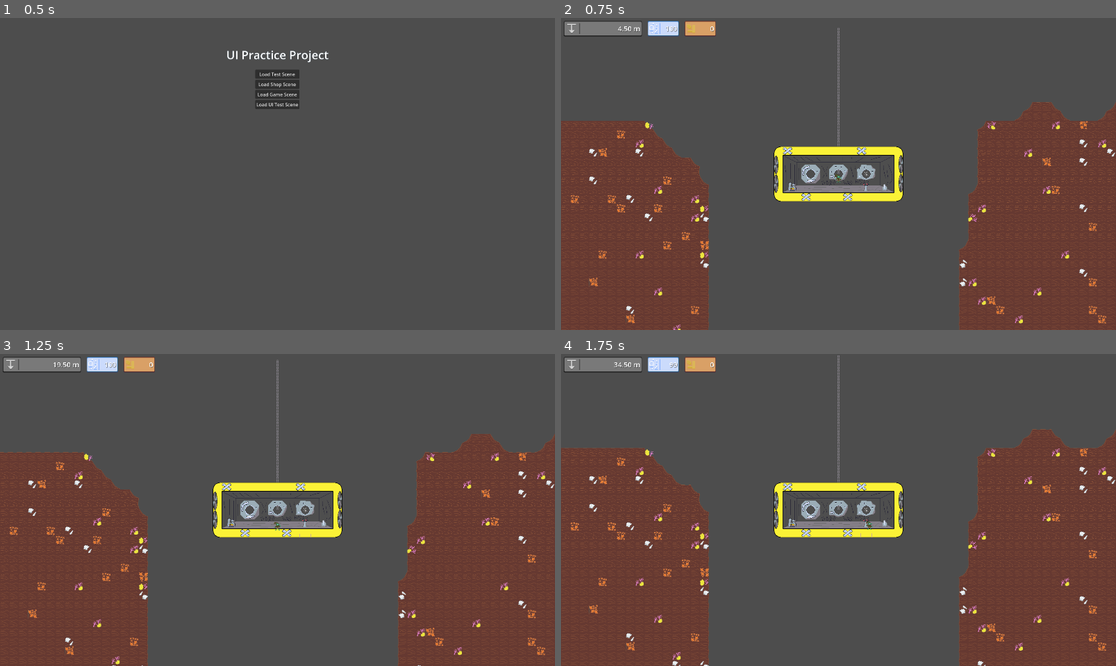
Above: before the commit, frames 1-4 (two rows, left to right).
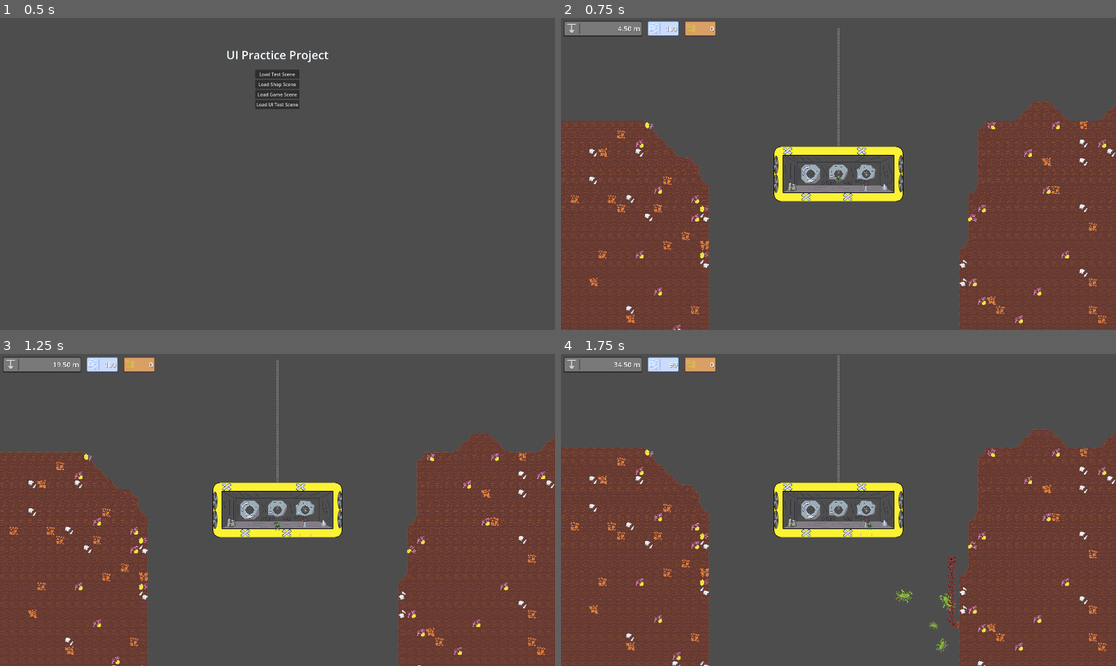
Above: after the commit, the same moments.

Repository: DSurguy/spring-2024-2d-jam
Game: Godot game, scene res://scenes/MainScene/MainScene.tscn
Same seed, same stepped clock (60 frames per second), same inputs: the game is played once before the commit and once after it. Sound files missing from this copy of the repository are replaced by a short silence.
Inputs (mouse positions are in pixels of both pictures, inside the frame that each line leads up to):
- Up to frame 1 (0.5 s): no input
- Up to frame 2 (0.75 s): click "Load Game Scene" at 0.5 s
- Up to frame 3 (1.25 s): no input
- Up to frame 4 (1.75 s): tap Enter (ui_accept) at 1.25, 1.52 s; move the mouse to (960, 494) at 1.27 s; hold D (move_right) from 1.28 s (still down); tap Down (aim_down) at 1.35 s

Frame 1 is identical in both runs. In frame 2, 0.4% of the frame differs, in the area x 0-100%, y 30-100%; in frame 3, 0.4%; in frame 4, 0.8%, in the area x 1-100%, y 30-100%.

Commit message:
Try in vain to make wall plant spawn on the right

Diff:
--- a/assets/resources/tilemap_white.tres
+++ b/assets/resources/tilemap_white.tres
@@ -46,6 +46,7 @@
 0:1/0/terrains_peering_bit/bottom_side = 0
 0:1/0/terrains_peering_bit/left_side = 1
 0:1/0/terrains_peering_bit/top_side = 0
+0:1/0/custom_data_0 = true
 1:1/0 = 0
 1:1/0/terrain_set = 0
 1:1/0/terrain = 0
@@ -66,6 +67,7 @@
 2:1/0/terrains_peering_bit/bottom_side = 0
 2:1/0/terrains_peering_bit/left_side = 0
 2:1/0/terrains_peering_bit/top_side = 0
+2:1/0/custom_data_0 = true
 0:2/0 = 0
 0:2/0/terrain_set = 0
 0:2/0/terrain = 0
@@ -141,6 +143,7 @@
 0:4/0/terrains_peering_bit/bottom_side = 0
 0:4/0/terrains_peering_bit/left_side = 1
 0:4/0/terrains_peering_bit/top_side = 0
+0:4/0/custom_data_0 = true
 1:4/0 = 0
 1:4/0/terrain_set = 0
 1:4/0/terrain = 0
@@ -163,6 +166,7 @@
 2:4/0/terrains_peering_bit/bottom_side = 0
 2:4/0/terrains_peering_bit/left_side = 0
 2:4/0/terrains_peering_bit/top_side = 0
+2:4/0/custom_data_0 = true
 0:5/0 = 0
 0:5/0/terrain_set = 0
 0:5/0/terrain = 0
@@ -240,6 +244,7 @@
 0:7/0/terrains_peering_bit/bottom_side = 0
 0:7/0/terrains_peering_bit/left_side = 0
 0:7/0/terrains_peering_bit/top_side = 0
+0:7/0/custom_data_0 = true
 1:7/0 = 0
 1:7/0/terrain_set = 0
 1:7/0/terrain = 0
@@ -262,6 +267,7 @@
 2:7/0/terrains_peering_bit/bottom_side = 0
 2:7/0/terrains_peering_bit/left_side = 0
 2:7/0/terrains_peering_bit/top_side = 0
+2:7/0/custom_data_0 = true
 0:8/0 = 0
 0:8/0/terrain_set = 0
 0:8/0/terrain = 0
@@ -339,6 +345,7 @@
 0:10/0/terrains_peering_bit/bottom_side = 0
 0:10/0/terrains_peering_bit/left_side = 1
 0:10/0/terrains_peering_bit/top_side = 0
+0:10/0/custom_data_0 = true
 1:10/0 = 0
 1:10/0/terrain_set = 0
 1:10/0/terrain = 0
@@ -361,6 +368,7 @@
 2:10/0/terrains_peering_bit/bottom_side = 0
 2:10/0/terrains_peering_bit/left_side = 0
 2:10/0/terrains_peering_bit/top_side = 0
+2:10/0/custom_data_0 = true
 0:11/0 = 0
 0:11/0/terrain_set = 0
 0:11/0/terrain = 0
@@ -416,4 +424,6 @@
 terrain_set_0/terrain_0/color = Color(0.956863, 0.572549, 0.262745, 1)
 terrain_set_0/terrain_1/name = "Water"
 terrain_set_0/terrain_1/color = Color(0.501961, 0.439216, 0.854902, 1)
+custom_data_layer_0/name = "can_spawn_wall_plant"
+custom_data_layer_0/type = 1
 sources/1 = SubResource("TileSetAtlasSource_ey4x1")
--- a/scenes/GameScene/GameScene.tscn
+++ b/scenes/GameScene/GameScene.tscn
@@ -27,9 +27,8 @@
 [node name="Ambience" parent="." node_paths=PackedStringArray("listener") instance=ExtResource("8_nav1v")]
 listener = NodePath("../Submarine")
 
-[node name="PlantDirector" parent="." node_paths=PackedStringArray("submarine_node", "camera") instance=ExtResource("10_0vwm8")]
+[node name="PlantDirector" parent="." node_paths=PackedStringArray("submarine_node") instance=ExtResource("10_0vwm8")]
 submarine_node = NodePath("../Submarine")
-camera = NodePath("../Camera2D")
 
 [node name="Music" parent="." instance=ExtResource("7_uyluk")]
 
--- a/scenes/GameScene/Plants/PlantDirector.gd
+++ b/scenes/GameScene/Plants/PlantDirector.gd
@@ -1,7 +1,6 @@
 class_name PlantDirector extends Node2D
 
 @export var submarine_node: Submarine
-@export var camera: Camera2D
 
 var generic_plant_data: PlantData = load("res://resources/plants/FloatingPlant.tres")
 var generic_plant_scene: PackedScene = load("res://scenes/GameScene/Plants/GenericPlant.tscn")
@@ -14,7 +13,7 @@
 @export var wall_plant_first_spawn_time_seconds = 1
 @export var wall_plant_spawn_time_seconds = 15
 @export var wall_plant_seconds_since_last_spawn: float = 0
-@export var spawn_y_offset_mult = 15
+@export var spawn_y_offset_mult = 10
 @export var spawn_y_offset_const = 100
 @export var clump_radius = 100
 var floating_plant_has_done_first_spawn: bool = false
@@ -22,7 +21,6 @@
 
 func _ready():
 	assert(submarine_node != null, "submarine node is required")
-	assert(camera != null, "camera is required")
 
 func _process(delta):
 	if submarine_node.descending:
@@ -30,10 +28,10 @@
 
 func _handle_descent_process(delta):
 	# TODO: Actually make this garbage spawn off screen
-	var view_rect = get_viewport_rect().size * camera.zoom
-	var bottom = camera.get_screen_center_position().y + view_rect.y / 2
-	var spawn_y_position = bottom + spawn_y_offset_const + submarine_node.descent_speed * spawn_y_offset_mult
+	var spawn_y_position = submarine_node.position.y + spawn_y_offset_const + submarine_node.descent_speed * spawn_y_offset_mult
 	$Rays.position.y = spawn_y_position
+	$Rays/LeftRay.force_raycast_update()
+	$Rays/RightRay.force_raycast_update()
 	spawn_floating_plants(delta, spawn_y_position)
 	spawn_wall_plants(delta, spawn_y_position)
 
@@ -83,13 +81,28 @@
 	var new_plant: WallPlant = wall_plant_scene.instantiate()
 	var left: bool = random.randi_range(0,1) == 1
 	if left:
-		var collider = $Rays/LeftRay.get_collider()
-		var collision_point = Vector2i($Rays/LeftRay.get_collision_point() + Vector2(2, 0))
-		new_plant.position = collision_point - Vector2i(collision_point.x % 32, collision_point.y % 32) + Vector2i(16, 16)
+		var tile_map: TileMap = $Rays/LeftRay.get_collider()
+		var collision_point = Vector2i($Rays/LeftRay.get_collision_point() + Vector2(-2, 0))
+		var local_point = self.to_local(collision_point)
+		var tilemap_point = tile_map.local_to_map(local_point)
+		var tile = tile_map.get_cell_tile_data(0, tilemap_point)
+		var can_spawn_wall_plant = tile.get_custom_data("can_spawn_wall_plant")
+		if can_spawn_wall_plant:
+			new_plant.position = collision_point - Vector2i(-2, 0) - Vector2i(collision_point.x % 32, collision_point.y % 32) + Vector2i(16, 16)
+		else: return
 	else:
-		var collider = $Rays/RightRay.get_collider()
-		var collision_point = Vector2i($Rays/RightRay.get_collision_point() + Vector2(-2, 0))
-		new_plant.position = collision_point - Vector2i(collision_point.x % 32, collision_point.y % 32) + Vector2i(16, 16)
-		new_plant.face_left = true
+		# TODO: Make this not die on 13, 39 on the tileset, why does it collide - please
+		var tile_map = $Rays/RightRay.get_collider()
+		var original_collision_point = $Rays/RightRay.get_collision_point()
+		var collision_point = Vector2(original_collision_point + Vector2(2, 0))
+		var local_point = self.to_local(collision_point)
+		var tilemap_point = tile_map.local_to_map(local_point)
+		var tile = tile_map.get_cell_tile_data(0, tilemap_point)
+		var can_spawn_wall_plant = tile.get_custom_data("can_spawn_wall_plant")
+		if can_spawn_wall_plant:
+			var int_collision_point = Vector2i(collision_point)
+			new_plant.position = int_collision_point - Vector2i(32, 0) - Vector2i(int_collision_point.x % 32, int_collision_point.y % 32) + Vector2i(16, 16)
+			new_plant.face_left = true
+		else: return
 
 	add_child(new_plant)
--- a/scenes/GameScene/tilemap.tscn
+++ b/scenes/GameScene/tilemap.tscn
@@ -1,10 +1,11 @@
 [gd_scene load_steps=3 format=3 uid="uid://b4qdnui2fqqr3"]
 
-[ext_resource type="PackedScene" path="res://assets/sprites/tilemap.tscn" id="1_12njy"]
+[ext_resource type="PackedScene" uid="uid://b407gyqgoq3ev" path="res://assets/sprites/tilemap.tscn" id="1_12njy"]
 [ext_resource type="TileSet" uid="uid://wfnd1lrb2wh3" path="res://assets/resources/tilemap_white.tres" id="2_nmy43"]
 
 [node name="TilemapNode" type="Node2D"]
 
 [node name="TileMap" parent="." instance=ExtResource("1_12njy")]
+texture_filter = 1
 tile_set = ExtResource("2_nmy43")
-layer_0/tile_data = PackedInt32Array(8323110, 196609, 0, 825 …(166018 unchanged characters)… , 196607, 196609, 0, 131071, 196609, 0, 65535, 196609, 0, -1, 196609, 0, -65537, 196609, 0, -13107 …(38572 unchanged characters)…
+layer_0/tile_data = PackedInt32Array(8323110, 196609, 0, 825 …(166018 unchanged characters)… , 196607, 196609, 0, 131071, 196609, 0, -1, 196609, 0, -65537, 196609, 0, -13107 …(38572 unchanged characters)…
Not shown: 1 places in assets/sprites/tilemap.tscn that only renumber resources
Not shown: 1 places in scenes/GameScene/GameScene.tscn that only renumber resources
Not shown: 1 places in scenes/GameScene/submarine.tscn that only renumber resources
